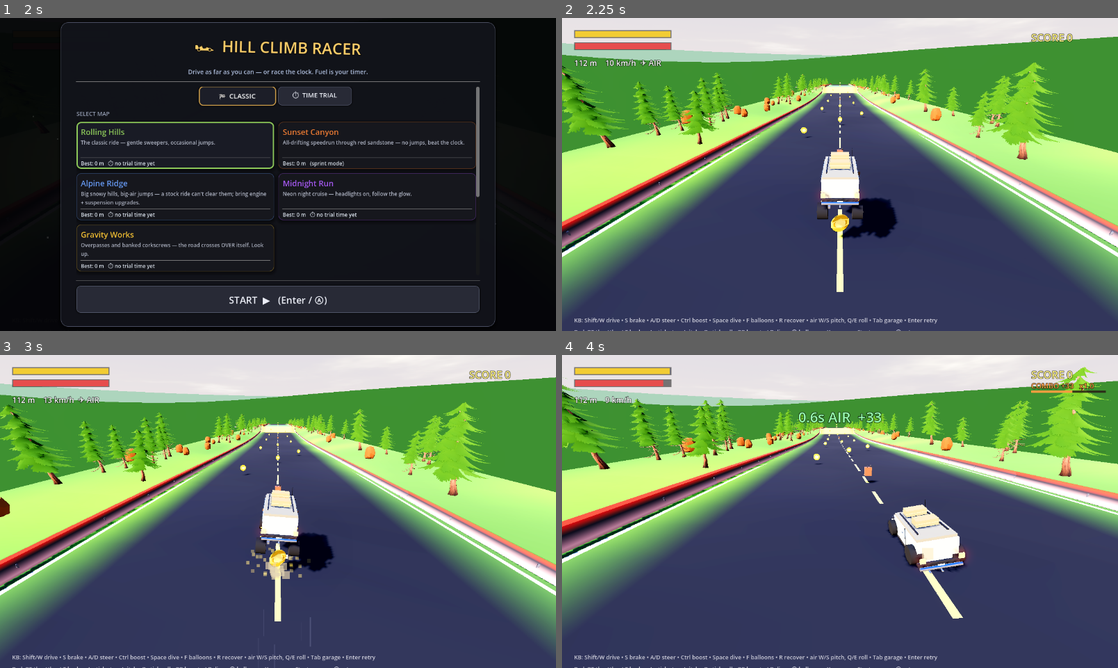
Above: before the commit, frames 1-4 (two rows, left to right).
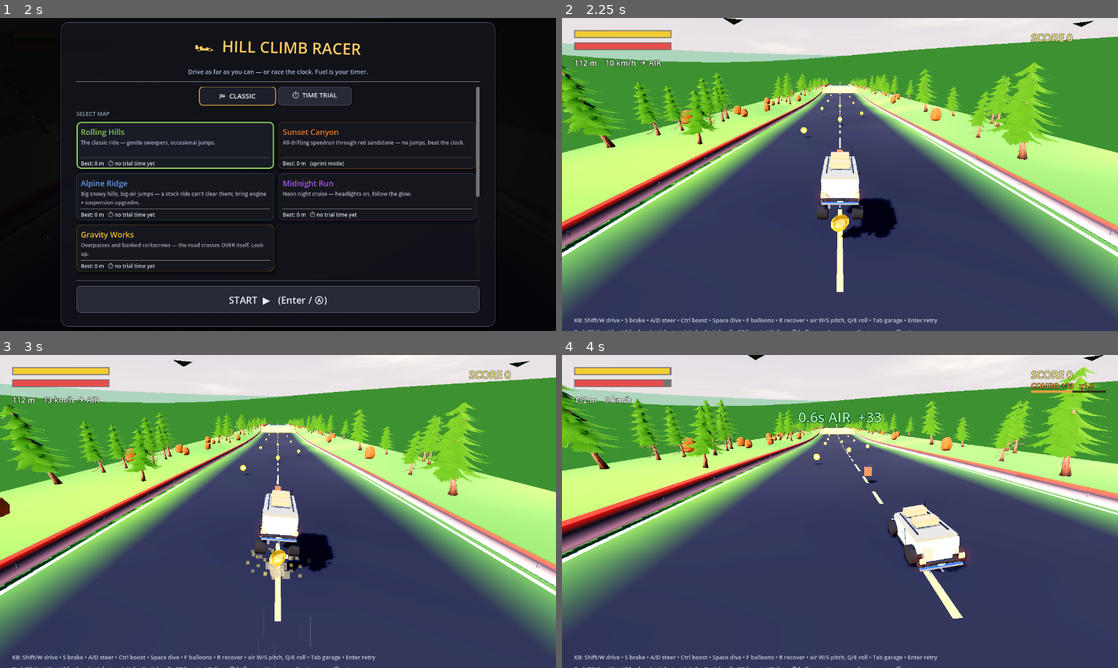
Above: after the commit, the same moments.

Repository: MilkManManiac/HillClimbRacer
Game: Godot game, scene res://scenes/HillClimb.tscn
Same seed, same stepped clock (60 frames per second), same inputs: the game is played once before the commit and once after it.
Inputs (mouse positions are in pixels of both pictures, inside the frame that each line leads up to):
- Up to frame 1 (2 s): click "🏁 CLASSIC" at 0.5 s; click "🏁 CLASSIC" at 1.25 s
- Up to frame 2 (2.25 s): click "START ▶ (Enter / Ⓐ)" at 2 s
- Up to frame 3 (3 s): tap Enter (restart) at 2.75 s; move the mouse to (400, 495) at 2.77 s; hold E (roll_right) from 2.78 s (still down); hold F (float) from 2.78 s (still down); click (400, 495) at 2.92 s
- Up to frame 4 (4 s): tap Tab (toggle_shop) at 3.02, 3.32 s; release E (roll_right) at 3.5 s; release F (float) at 3.5 s; drag from (728, 527) to (812, 574) at 3.52 s

Frame 1 is identical in both runs. In frame 2, less than 0.1% of the frame differs, in the area x 29-96%, y 0-3%; in frame 3, less than 0.1%; in frame 4, less than 0.1%.

Commit message:
HC: ambient life -- snow, fireflies, birds, dust, embers per map
Adds a near/mid-field ambient layer to HCScenery.gd, keyed off the same style
config HCMain already passes in:
- Rolling Hills: 4 dark chevron "birds" gliding slow forward-biased circles at
  midfield/low-horizon height.
- Alpine Ridge: sparse falling snow (GPUParticles3D box ahead of the car).
- Sunset Canyon: 3 huge, very-low-alpha warm dust motes drifting up -- no
  fog/tint change, kept subtle per the owner's favourite-map note.
- Midnight Run: warm firefly motes + a rare (20-40s) shooting-star streak
  (debug_trigger_star() test hook to force it for screenshot verification).
- Gravity Works: drifting ember motes + a slow faint breathing pulse on the
  existing crane/stack beacons.

Everything is either a handful of hand-animated MeshInstance3Ds or one small
GPUParticles3D per map (local_coords = true), so it's carried along by the
same loose car-follow the horizon rings already use -- nothing streams, no
per-frame spawn logic. All motes use a tiny procedurally-generated radial
falloff texture so they read as soft dots instead of hard squares. All new
geometry sits >= 6 m above the road so nothing reads as an obstacle.

Verified: full 11-probe battery green, baselines unchanged (SmoothProbe
2.78/0.17, StuntProbe rms 1.92 lifts=0, all 5 maps boot+drive). Visual proof
via tests/AmbientShot.gd/.tscn (kept, throwaway PNGs deleted) -- screenshotted
all 5 maps, confirmed each effect reads on a still frame.

Co-Authored-By: Claude Fable 5 <noreply@anthropic.com>

Diff:
--- a/scripts/hc/HCScenery.gd
+++ b/scripts/hc/HCScenery.gd
@@ -18,8 +18,30 @@
 const BAND_BASE_Y := [-6.0, 8.0, 24.0]      # ring base height, far bands sit a bit higher (reads as taller/further)
 const BAND_DEPTH := [220.0, 260.0, 320.0]   # how far the ring skirt extends below its base (hides any seam)
 
+# --- ambient-life tuning (near/mid-field layer, cheap, re-centres with the same rig) --
+const BIRD_COUNT := 4
+const BIRD_RADIUS := [100.0, 220.0]      # local orbit-centre distance, midfield (well short of the near ring at 520)
+const BIRD_HEIGHT := [14.0, 38.0]        # world Y, kept low: the visible sky sliver above the road horizon is
+                                          # shallow in the chase camera, so anything much higher renders off-frame
+const STAR_INTERVAL := [20.0, 40.0]      # seconds between Midnight Run shooting stars
+const STAR_DURATION := 1.2               # streak sweep time once triggered
+
 var _style := "hills"
 var _seeded := false
+var _t_accum := 0.0              # shared animation clock, advanced once per update_follow tick
+
+# hills: circling chevron "birds" -- Array[Dictionary] of {mi, center, radius, height, speed, phase, bob}
+var _birds: Array = []
+# gravity: crane/stack beacons that breathe -- Array[Dictionary] of {mat, base, phase}
+var _beacon_pulses: Array = []
+# midnight: rare shooting-star streak state
+var _star_mesh: MeshInstance3D
+var _star_mat: StandardMaterial3D
+var _star_timer := 0.0
+var _star_active := false
+var _star_progress := 0.0
+var _star_from := Vector3.ZERO
+var _star_to := Vector3.ZERO
 
 ## Rebuild every band for the given map. cfg (from HCMain._scenery_config()):
 ##   style: String   -- one of hills/canyon/alpine/midnight/gravity (matches HCMain.MAPS keys)
@@ -29,6 +51,15 @@
 	for c in get_children():
 		remove_child(c)
 		c.queue_free()
+	# ambient state references the children just freed above -- drop them all before
+	# rebuilding, or a leftover reference (e.g. the shooting-star mesh) crashes next use.
+	_birds.clear()
+	_beacon_pulses.clear()
+	_star_mesh = null
+	_star_mat = null
+	_star_active = false
+	_star_progress = 0.0
+	_star_timer = randf_range(STAR_INTERVAL[0], STAR_INTERVAL[1])
 	_style = str(cfg.get("style", "hills"))
 	var accent: Color = cfg.get("accent", Color(0.7, 0.75, 0.7))
 	match _style:
@@ -42,6 +73,21 @@
 			_build_gravity(accent)
 		_:
 			_build_hills(accent)
+	# per-map near/mid-field ambient life layer -- keyed off the same `style` HCMain
+	# already passes in (see _scenery_config); each builder is CHEAP (a handful of
+	# meshes or one small GPUParticles3D box) and re-centres for free as a child of
+	# this node (see update_follow).
+	match _style:
+		"canyon":
+			_build_dust(accent)
+		"alpine":
+			_build_snow()
+		"midnight":
+			_build_fireflies(accent)
+		"gravity":
+			_build_embers(accent)
+		_:
+			_build_birds(accent)
 
 ## Loosely re-centre the whole scenery rig over the car's XZ every frame. Only X/Z
 ## follow (Y stays fixed) so the bands read as a stable horizon, not something bobbing
@@ -53,6 +99,14 @@
 		return
 	var want := Vector3(car_pos.x, global_position.y, car_pos.z)
 	global_position = global_position.lerp(want, 1.0 - exp(-FOLLOW_RATE * delta))
+	_t_accum += delta
+	match _style:
+		"hills":
+			_animate_birds()
+		"gravity":
+			_animate_beacons()
+		"midnight":
+			_animate_shooting_star(delta)
 
 # --- per-map shapes ------------------------------------------------------------
 
@@ -128,6 +182,240 @@
 			_add_crane(pos, rng, beacon)
 		else:
 			_add_stack(pos, rng, beacon)
+
+# --- ambient life (near/mid-field, per map) ---------------------------------------
+# Everything here is either a handful of MeshInstance3Ds animated by hand (birds,
+# beacon pulse, shooting star) or one small GPUParticles3D with local_coords = true
+# (snow/dust/fireflies/embers), so it's carried along by the SAME loose car-follow
+# as the rings above -- nothing streams, nothing chases the car on its own. Kept
+# well clear of the road surface (>= 6 m) so nothing reads as an obstacle.
+
+## Rolling Hills: a few small dark chevron "birds" gliding slow circles at midfield
+## height -- near enough to read as motion, far enough to never distract from driving.
+## Animated every tick in _animate_birds().
+func _build_birds(accent: Color) -> void:
+	var rng := RandomNumberGenerator.new(); rng.seed = 7001
+	var mesh := _bird_mesh()
+	var mat := StandardMaterial3D.new()
+	mat.shading_mode = BaseMaterial3D.SHADING_MODE_UNSHADED
+	mat.albedo_color = Color(0.05, 0.05, 0.06).lerp(accent, 0.1)
+	mat.cull_mode = BaseMaterial3D.CULL_DISABLED
+	for i in range(BIRD_COUNT):
+		var mi := MeshInstance3D.new()
+		mi.mesh = mesh
+		mi.material_override = mat
+		mi.cast_shadow = GeometryInstance3D.SHADOW_CASTING_SETTING_OFF
+		mi.gi_mode = GeometryInstance3D.GI_MODE_DISABLED
+		add_child(mi)
+		# forward-biased placement: -PI/2 is world -Z (the direction the car/camera
+		# faces), spread ~±70 deg across the flock so most of them fall inside a
+		# normal forward FOV instead of orbiting out of view half the time
+		var ang := -PI / 2.0 + (float(i) - float(BIRD_COUNT - 1) / 2.0) * 0.7 + rng.randf_range(-0.25, 0.25)
+		var dist := rng.randf_range(BIRD_RADIUS[0], BIRD_RADIUS[1])
+		_birds.append({
+			"mi": mi,
+			"center": Vector3(cos(ang) * dist, 0.0, sin(ang) * dist),
+			"radius": rng.randf_range(30.0, 70.0),
+			"height": rng.randf_range(BIRD_HEIGHT[0], BIRD_HEIGHT[1]),
+			"speed": rng.randf_range(0.05, 0.11) * (1.0 if rng.randf() < 0.5 else -1.0),
+			"phase": rng.randf_range(0.0, TAU),
+			"bob": rng.randf_range(3.0, 8.0),
+		})
+
+## Small flat chevron silhouette authored in local XY (the "screen plane"), so
+## billboarding it toward the car in _animate_birds keeps it readable from any
+## camera angle -- a single filled triangle reads as a bird-shaped dart at distance.
+func _bird_mesh() -> ArrayMesh:
+	var st := SurfaceTool.new()
+	st.begin(Mesh.PRIMITIVE_TRIANGLES)
+	# sized against real-world birds-of-prey wingspan (~3-4 m tip to tip) scaled up a
+	# little more so a 4-6 px silhouette actually survives at 100-220 m — the same
+	# "reads huge, costs nothing" trick as the horizon rings, just at a smaller scale.
+	var tip_l := Vector3(-3.4, 0.7, 0.0)
+	var center := Vector3(0.0, -1.1, 0.0)
+	var tip_r := Vector3(3.4, 0.7, 0.0)
+	st.add_vertex(tip_l); st.add_vertex(center); st.add_vertex(tip_r)
+	st.generate_normals()
+	return st.commit()
+
+## Advance each bird along its slow circular glide path and billboard it toward the
+## car -- i.e. toward this node's local origin, since the whole rig re-centres there
+## every frame (same "look toward the centre" trick _windows() uses for building dots).
+func _animate_birds() -> void:
+	for b in _birds:
+		var ang: float = b.phase + _t_accum * b.speed
+		var pos: Vector3 = b.center + Vector3(cos(ang) * b.radius, b.height + sin(_t_accum * 0.3 + b.phase) * b.bob, sin(ang) * b.radius)
+		var to_car := -pos
+		if to_car.length() < 0.01:
+			to_car = Vector3.FORWARD
+		var mi: MeshInstance3D = b.mi
+		mi.transform = Transform3D(Basis.looking_at(to_car.normalized(), Vector3.UP), pos)
+
+## Alpine Ridge: gentle, sparse falling snow around the car -- atmosphere, not a
+## blizzard. The box is centred a little ahead of the car (-Z, the direction the
+## camera looks) and kept low (7-30 m, well above the 6 m obstacle floor) so flakes
+## actually cross the visible forward frustum instead of falling somewhere overhead.
+func _build_snow() -> void:
+	_add_motes(Vector3(0, 18.0, -18.0), Vector3(45.0, 11.0, 45.0), Vector3(0, -1, 0), 12.0,
+			3.0, 8.0, 70, Vector2(0.28, 0.28), Color(1, 1, 1, 0.9), false)
+
+## Sunset Canyon: a couple of huge, barely-there warm dust motes drifting slowly up
+## out of the canyon just ahead of the car -- texture for the owner's favourite map,
+## deliberately NOT touching its fog or tint (only two-to-three soft billboards).
+func _build_dust(accent: Color) -> void:
+	var warm := Color(0.95, 0.75, 0.5, 0.14).lerp(Color(accent.r, accent.g, accent.b, 0.14), 0.2)
+	_add_motes(Vector3(0, 14.0, -15.0), Vector3(28.0, 6.0, 28.0), Vector3(0, 1, 0), 8.0,
+			0.5, 14.0, 3, Vector2(9.0, 9.0), warm, false)
+
+## Midnight Run: warm firefly motes drifting near the roadside just ahead of the car
+## (kept above the 6 m obstacle-read floor) plus a rare distant shooting star -- see
+## _animate_shooting_star. Emissive against the night sky is the whole read.
+func _build_fireflies(accent: Color) -> void:
+	var warm := accent.lerp(Color(1.0, 0.85, 0.45), 0.6)
+	_add_motes(Vector3(0, 9.0, -14.0), Vector3(26.0, 3.0, 26.0), Vector3(0, 1, 0), 40.0,
+			0.4, 6.0, 26, Vector2(0.32, 0.32), warm, true)
+
+## Gravity Works: drifting spark/ember motes plus a faint synced pulse on the
+## industrial crane/stack beacons -- see _tint_industrial (which populates
+## _beacon_pulses) and _animate_beacons.
+func _build_embers(accent: Color) -> void:
+	var warm := accent.lerp(Color(1.0, 0.45, 0.1), 0.8)
+	_add_motes(Vector3(0, 10.0, -14.0), Vector3(28.0, 5.0, 28.0), Vector3(0, 1, 0), 25.0,
+			1.4, 5.0, 40, Vector2(0.34, 0.34), warm, true)
+
+## Tiny procedurally-generated radial falloff dot (white RGB, alpha 1 at centre -> 0
+## at the rim) -- built once per call (16x16, trivial) so mote billboards read as
+## soft round motes/flakes/sparks instead of hard flat squares. No asset dependency:
+## this is the whole "texture", generated in code like everything else in this file.
+func _dot_texture() -> ImageTexture:
+	const PX := 16
+	var img := Image.create(PX, PX, false, Image.FORMAT_RGBA8)
+	var c := Vector2(PX, PX) * 0.5
+	for y in range(PX):
+		for x in range(PX):
+			var d := (Vector2(x, y) + Vector2(0.5, 0.5)).distance_to(c) / (PX * 0.5)
+			var a := clampf(1.0 - d, 0.0, 1.0)
+			a *= a   # softer core-bright, rim-fades falloff
+			img.set_pixel(x, y, Color(1.0, 1.0, 1.0, a))
+	return ImageTexture.create_from_image(img)
+
+## Shared cheap "drifting motes" rig: a single box-emission GPUParticles3D in this
+## node's OWN local space (local_coords = true) so already-emitted particles are
+## carried along by the same loose car-follow as the rings -- nothing streams, no
+## per-frame respawn logic needed. `preprocess` pre-fills the lifetime so the effect
+## is never empty on the very first frame (screenshots included). `visibility_aabb`
+## is sized generously (box + max travel distance) since the default auto-computed
+## AABB is too small for these wide, slow-moving emission boxes and would cull them.
+func _add_motes(center: Vector3, extents: Vector3, direction: Vector3, spread_deg: float,
+		speed: float, life: float, amount: int, size: Vector2, color: Color, emissive: bool) -> GPUParticles3D:
+	var gp := GPUParticles3D.new()
+	gp.amount = amount
+	gp.lifetime = life
+	gp.preprocess = life
+	gp.local_coords = true
+	gp.position = center
+	var pm := ParticleProcessMaterial.new()
+	pm.emission_shape = ParticleProcessMaterial.EMISSION_SHAPE_BOX
+	pm.emission_box_extents = extents
+	pm.direction = direction
+	pm.spread = spread_deg
+	pm.initial_velocity_min = speed * 0.6
+	pm.initial_velocity_max = speed * 1.4
+	pm.gravity = Vector3.ZERO
+	pm.scale_min = 0.85
+	pm.scale_max = 1.15
+	gp.process_material = pm
+	var qm := QuadMesh.new()
+	qm.size = size
+	var mat := StandardMaterial3D.new()
+	mat.shading_mode = BaseMaterial3D.SHADING_MODE_UNSHADED
+	mat.billboard_mode = BaseMaterial3D.BILLBOARD_ENABLED
+	mat.transparency = BaseMaterial3D.TRANSPARENCY_ALPHA
+	mat.albedo_color = color
+	mat.albedo_texture = _dot_texture()   # soft round falloff -- a flat quad reads as a hard little square otherwise
+	if emissive:
+		mat.emission_enabled = true
+		mat.emission = Color(color.r, color.g, color.b)
+		mat.emission_energy_multiplier = 3.2
+		mat.emission_texture = mat.albedo_texture
+	qm.material = mat
+	gp.draw_pass_1 = qm
+	gp.cast_shadow = GeometryInstance3D.SHADOW_CASTING_SETTING_OFF
+	gp.gi_mode = GeometryInstance3D.GI_MODE_DISABLED
+	var travel := speed * life * 1.5 + 20.0
+	var half := extents + Vector3.ONE * travel
+	gp.visibility_aabb = AABB(-half, half * 2.0)
+	add_child(gp)
+	return gp
+
+## Faint industrial "power pulse": beacons breathe slowly rather than sitting at a
+## flat brightness -- cheap (just re-scribbles emission_energy_multiplier on
+## materials that already exist) and reads as the site being alive without being gaudy.
+func _animate_beacons() -> void:
+	for e in _beacon_pulses:
+		var mat: StandardMaterial3D = e.mat
+		var s: float = 0.55 + 0.45 * sin(_t_accum * 0.6 + e.phase)
+		mat.emission_energy_multiplier = e.base * s
+
+## Advance the Midnight Run shooting-star timer; when it fires, sweep a thin emissive
+## streak across the far sky over STAR_DURATION seconds, then re-roll the next
+## STAR_INTERVAL wait. Rare (~20-40 s) and far (skyline-ring distance) so it never
+## competes with the road for attention.
+func _animate_shooting_star(delta: float) -> void:
+	if _star_active:
+		_star_progress += delta / STAR_DURATION
+		if _star_progress >= 1.0:
+			_star_active = false
+			_star_mesh.visible = false
+			_star_timer = randf_range(STAR_INTERVAL[0], STAR_INTERVAL[1])
+			return
+		var pos: Vector3 = _star_from.lerp(_star_to, _star_progress)
+		var fade: float = 1.0 - absf(_star_progress * 2.0 - 1.0)   # fade in then out
+		var to_car := -pos
+		if to_car.length() < 0.01:
+			to_car = Vector3.FORWARD
+		_star_mesh.transform = Transform3D(Basis.looking_at(to_car.normalized(), Vector3.UP), pos)
+		_star_mat.albedo_color.a = fade
+		_star_mat.emission_energy_multiplier = 4.0 * fade
+		return
+	_star_timer -= delta
+	if _star_timer <= 0.0:
+		_trigger_shooting_star()
+
+## Test-only hook (tests/AmbientShot.gd): the real timer is 20-40 s, far too slow to
+## verify in a short screenshot harness, so let the harness force one on demand.
+func debug_trigger_star() -> void:
+	if _style == "midnight":
+		_trigger_shooting_star()
+
+## Build (once) and (re)launch the shooting-star streak from a random point high on
+## the far skyline to a nearby point along the sky, fading in-out over its sweep.
+func _trigger_shooting_star() -> void:
+	if not _star_mesh:
+		_star_mesh = MeshInstance3D.new()
+		var qm := QuadMesh.new()
+		qm.size = Vector2(60.0, 2.5)
+		_star_mat = StandardMaterial3D.new()
+		_star_mat.shading_mode = BaseMaterial3D.SHADING_MODE_UNSHADED
+		_star_mat.transparency = BaseMaterial3D.TRANSPARENCY_ALPHA
+		_star_mat.cull_mode = BaseMaterial3D.CULL_DISABLED
+		_star_mat.albedo_color = Color(1.0, 1.0, 0.9, 0.0)
+		_star_mat.emission_enabled = true
+		_star_mat.emission = Color(1.0, 1.0, 0.85)
+		qm.material = _star_mat
+		_star_mesh.mesh = qm
+		_star_mesh.cast_shadow = GeometryInstance3D.SHADOW_CASTING_SETTING_OFF
+		_star_mesh.gi_mode = GeometryInstance3D.GI_MODE_DISABLED
+		add_child(_star_mesh)
+	var ang := randf_range(0.0, TAU)
+	var r := 1250.0
+	var h0 := randf_range(180.0, 260.0)
+	_star_from = Vector3(cos(ang) * r, h0, sin(ang) * r)
+	var ang2 := ang + randf_range(-0.35, 0.35)
+	_star_to = Vector3(cos(ang2) * r, h0 - randf_range(40.0, 90.0), sin(ang2) * r)
+	_star_mesh.visible = true
+	_star_progress = 0.0
+	_star_active = true
 
 # --- height-profile generators ---------------------------------------------------
 
@@ -355,3 +643,7 @@
 	beacon_mi.material_override = bmat
 	beacon_mi.cast_shadow = GeometryInstance3D.SHADOW_CASTING_SETTING_OFF
 	beacon_mi.gi_mode = GeometryInstance3D.GI_MODE_DISABLED
+	# faint industrial pulse (Gravity Works ambient life): _animate_beacons() breathes
+	# this material's emission slowly every frame; random phase so the beacons don't
+	# all blink in lockstep.
+	_beacon_pulses.append({"mat": bmat, "base": 3.0, "phase": randf() * TAU})
--- /dev/null
+++ b/tests/AmbientShot.gd
@@ -0,0 +1,62 @@
+extends Node
+## THROWAWAY: screenshot each map's new ambient-life layer (HCScenery.gd) through the
+## real game camera. Run WITHOUT --headless. Hills/midnight get TWO frames a couple of
+## seconds apart (birds circle slowly and the shooting star is a brief event forced via
+## HCScenery.debug_trigger_star for the fixed screenshot window) so motion is visible;
+## everything else gets one frame after driving long enough for the effect to read.
+
+var _rf := 0
+var _root: Node
+var _maps := ["hills", "canyon", "alpine", "midnight", "gravity"]
+var _idx := 0
+var _shot2_pending := false
+
+func _ready() -> void:
+	process_mode = Node.PROCESS_MODE_ALWAYS
+	_boot()
+
+func _boot() -> void:
+	if _root:
+		_root.queue_free()
+	_root = load("res://scenes/HillClimb.tscn").instantiate()
+	add_child(_root)
+	await get_tree().process_frame
+	_root.set("save_enabled", false)
+	_root.call("select_map", _maps[_idx])
+	_root.call("_begin_game")
+	if _maps[_idx] == "midnight":
+		var scenery: Node = _root.get("_scenery")
+		if scenery:
+			scenery.call("debug_trigger_star")
+	_rf = 0
+	_shot2_pending = false
+
+func _process(_d: float) -> void:
+	_rf += 1
+	if _rf > 30:
+		Input.action_press("accelerate")
+	if _rf == 260:
+		Input.action_release("accelerate")
+		await RenderingServer.frame_post_draw
+		get_viewport().get_texture().get_image().save_png("res://ambientshot_%s.png" % _maps[_idx])
+		if _maps[_idx] in ["hills", "midnight"]:
+			_shot2_pending = true
+		else:
+			_advance()
+	elif _shot2_pending and _rf == 350 and _maps[_idx] == "midnight":
+		# re-trigger ~0.5s before the second capture (not exactly on it) so the streak
+		# is caught mid-fade near its brightest, not at progress=0 (invisible start)
+		var scenery: Node = _root.get("_scenery")
+		if scenery:
+			scenery.call("debug_trigger_star")
+	elif _shot2_pending and _rf == 380:
+		await RenderingServer.frame_post_draw
+		get_viewport().get_texture().get_image().save_png("res://ambientshot_%s_b.png" % _maps[_idx])
+		_advance()
+
+func _advance() -> void:
+	_idx += 1
+	if _idx >= _maps.size():
+		get_tree().quit()
+	else:
+		_boot()
--- /dev/null
+++ b/tests/AmbientShot.tscn
@@ -0,0 +1,6 @@
+[gd_scene load_steps=2 format=3]
+
+[ext_resource type="Script" path="res://tests/AmbientShot.gd" id="1"]
+
+[node name="AmbientShot" type="Node"]
+script = ExtResource("1")
